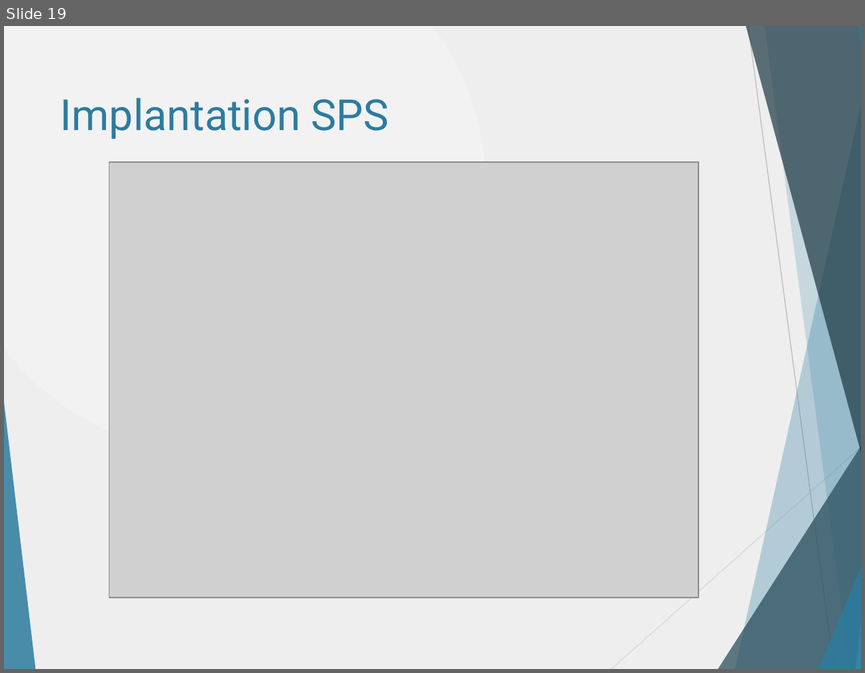
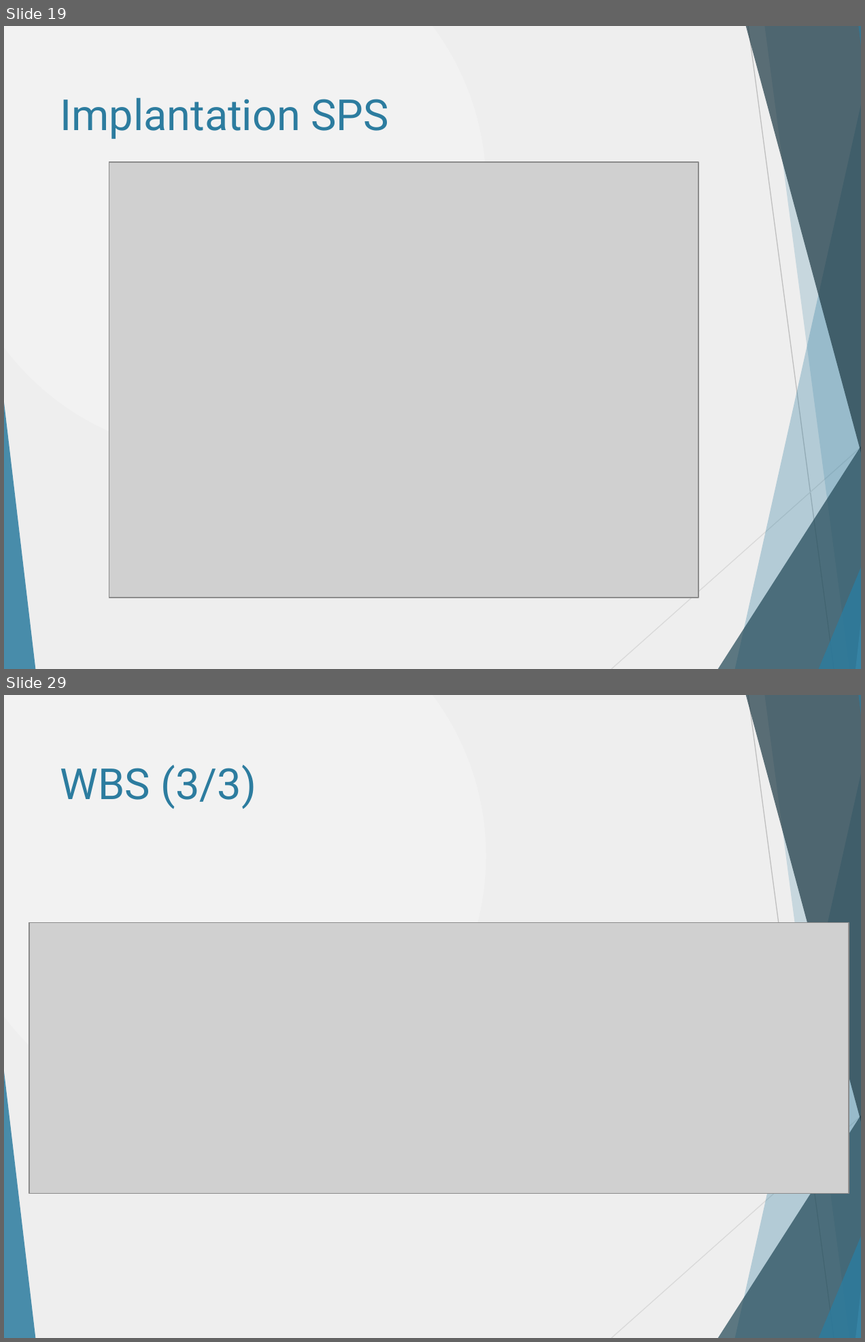
Before and after one commit to danthib76/DesignIV, a slide deck: Remise/Remise 2/Presentation1_corrigee_DT.pptx. Shown one above the other, each under a label of ours: slide 19 before the commit, slides 19 and 29 after it; the slides between them are not shown. The pictures are 865x673 and 865x1342 pixels, drawn with LibreOffice and Linux fonts; fonts in the diff are those of the drawing; grey boxes stand for pictures. Boxes give left, top, right and bottom in pixels: in the first picture for what was removed or moved away, otherwise in the second. Text is boxed around its words. In the diff, an @@ line names an element or a change of style, - is before the commit and + after.

```diff
--- a/Remise/Remise 2/Presentation1_corrigee_DT.pptx
+++ b/Remise/Remise 2/Presentation1_corrigee_DT.pptx
@@ slide 29 added at (4,695,861,1338), background gradient #F2F2F2 to #EEEEEE; not listed: 10 template elements that a slide beside it also shows @@
@@ title added at (60,764,256,809), 36 pt, text #2C7C9F @@
+WBS (3/3)
@@ picture added at (29,923,848,1193) @@
```
Also in this commit, not shown: 9 other slides added.
